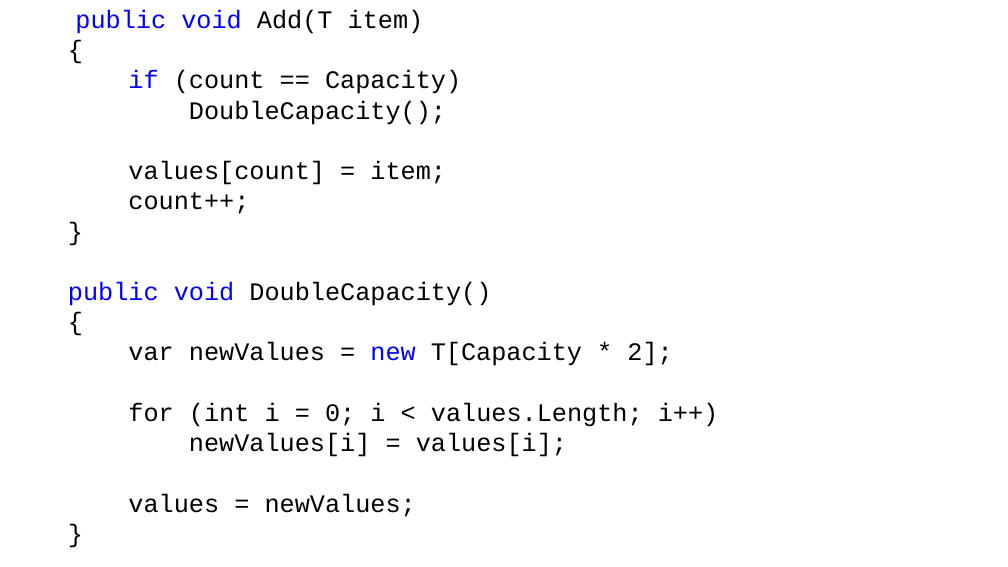
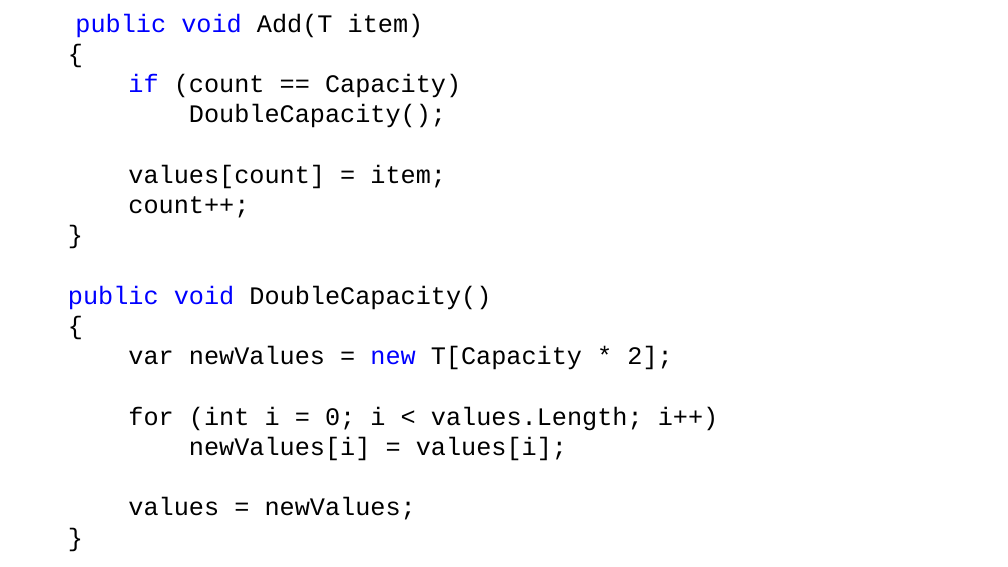
Before and after one commit to DaniilKlyukin/ITiP-2, a slide deck: slide 50 of Лекции/ИТиП 2 лек 3.pptx (slide 17 before the commit). Drawn at 1008x567 pixels with LibreOffice and Linux fonts; fonts in the diff are those of the drawing. Boxes give left, top, right and bottom in pixels: in the first picture for what was removed or moved away, otherwise in the second. Text is boxed around its words. In the diff, an @@ line names an element or a change of style, - is before the commit and + after.

```diff
--- a/Лекции/ИТиП 2 лек 3.pptx
+++ b/Лекции/ИТиП 2 лек 3.pptx
@@ text "public void Add(T item)": place and size @@
-text "public void Add(T item)" at [68, 9, 719, 517]
+text "public void Add(T item)" at [68, 13, 719, 520]
```
Also in this commit, not shown: 9 other slides changed, 54 slides added, 12 slides removed, 3 other files.
